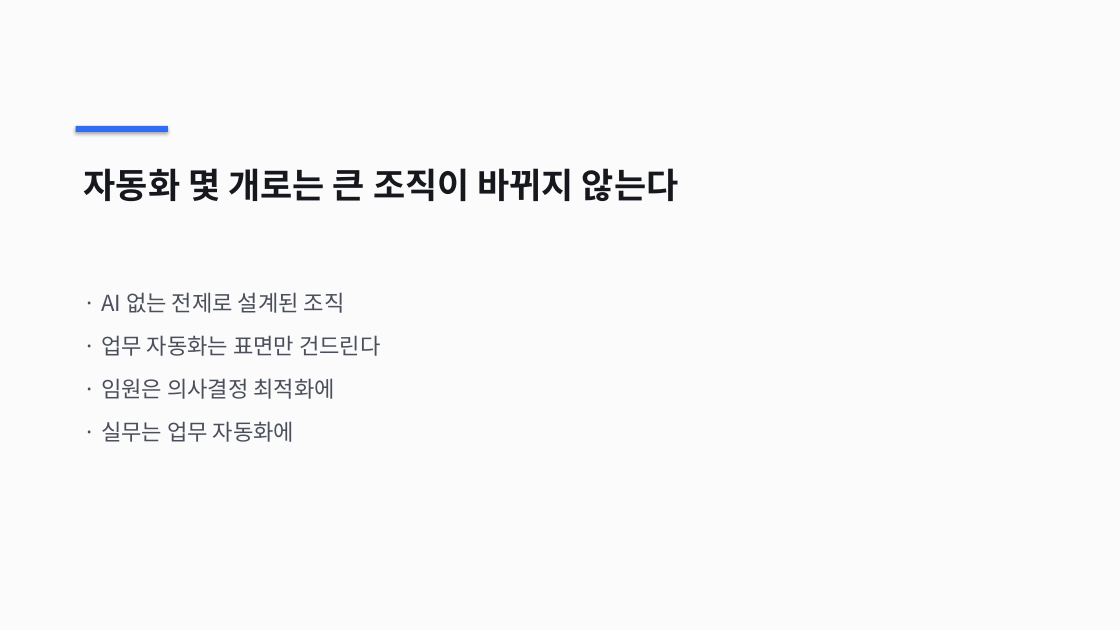
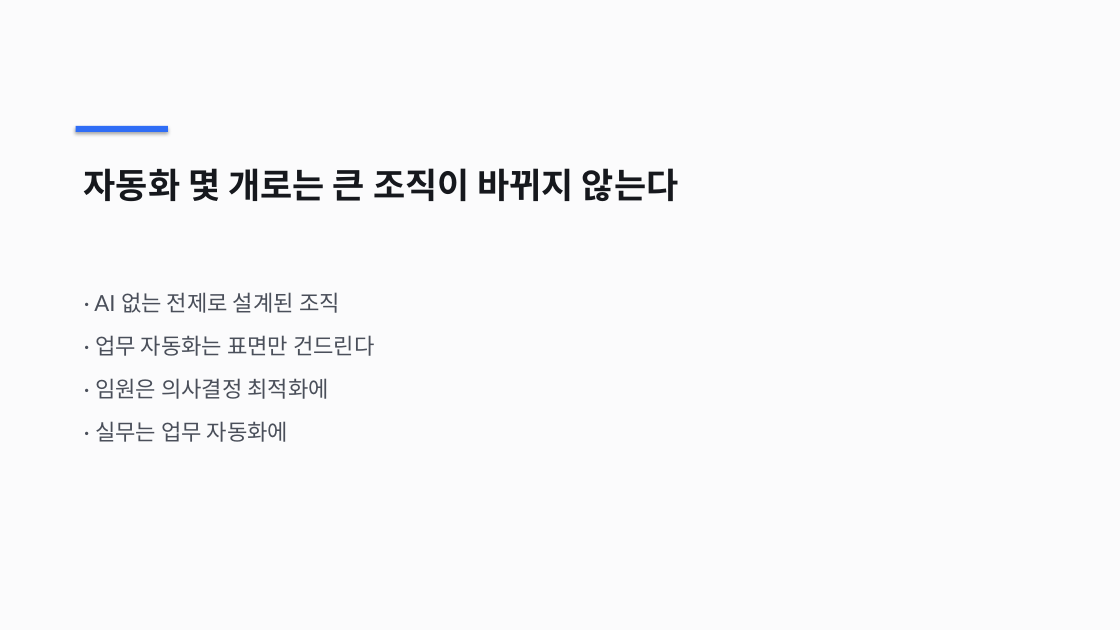
Before and after one commit to ParkBeomMin/seminar-studio, a slide deck: slide 14 of output/part2/deck.pptx. Drawn at 1120x630 pixels with LibreOffice and Linux fonts; fonts in the diff are those of the drawing. Boxes give left, top, right and bottom in pixels: in the first picture for what was removed or moved away, otherwise in the second. Text is boxed around its words. In the diff, an @@ line names an element or a change of style, - is before the commit and + after.

```diff
--- a/output/part2/deck.pptx
+++ b/output/part2/deck.pptx
@@ text "· AI 없는 전제로 설계된 ..." at (94,292,374,442): font Noto Sans CJK KR to Lato @@
```
Also in this commit, not shown: 17 other slides changed, 10 other files.
